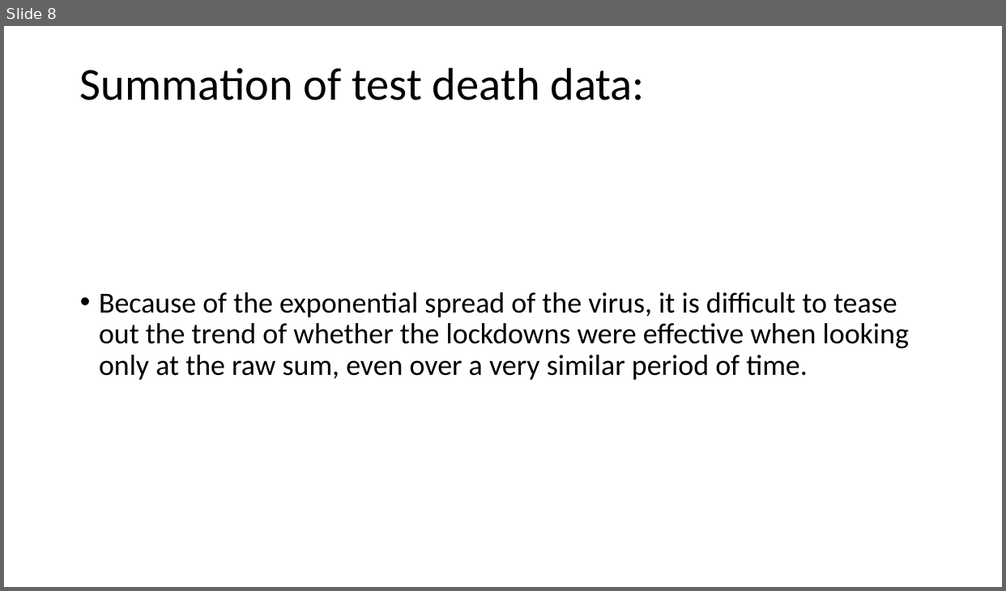
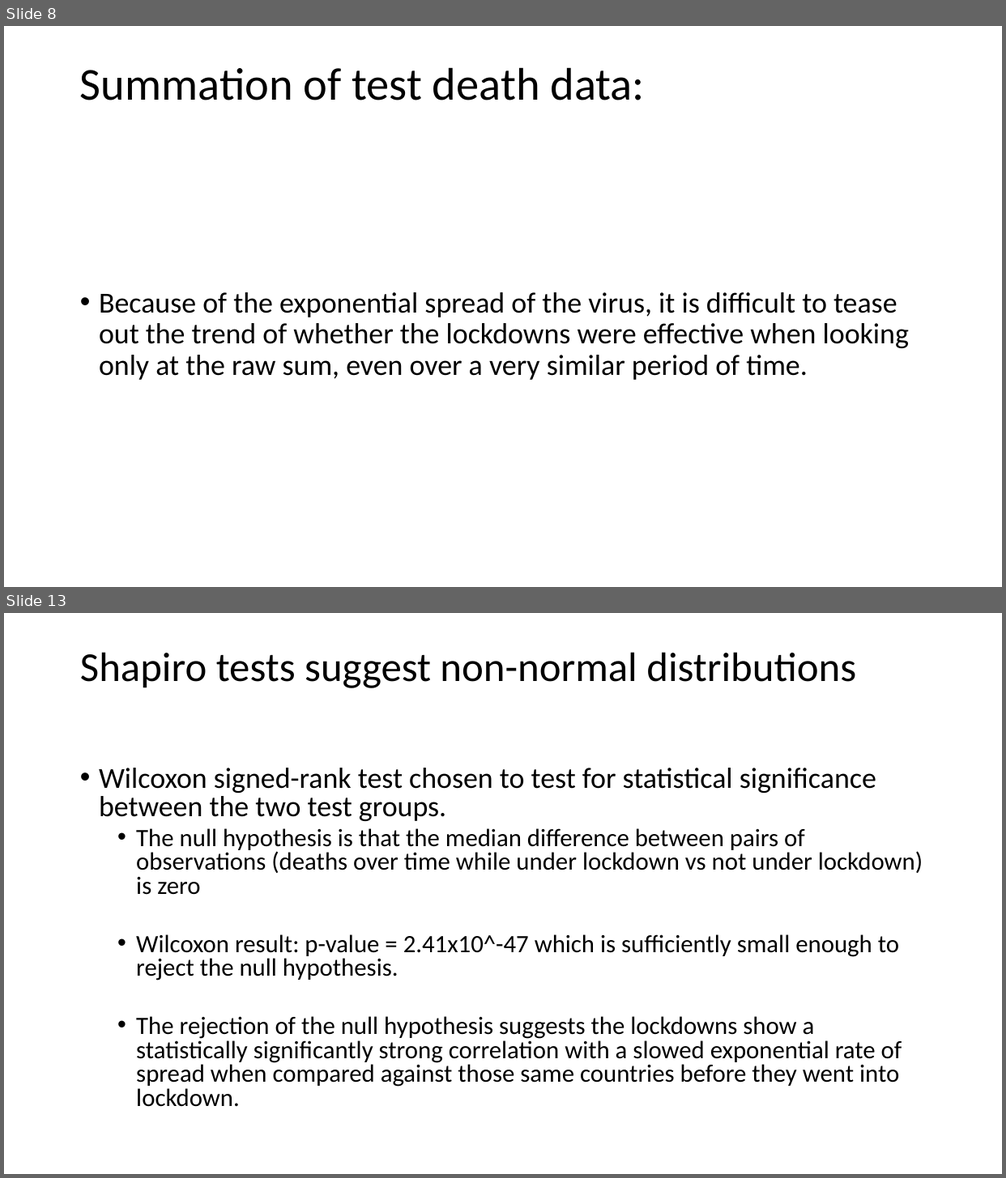
Before and after one commit to RPerron91/Lockdown-Efficacy, a slide deck: capstone1_covid-19.pptx. Shown one above the other, each under a label of ours: slide 8 before the commit, slides 8 and 13 after it; the slides between them are not shown. The pictures are 1006x591 and 1006x1178 pixels, drawn with LibreOffice and Linux fonts; fonts in the diff are those of the drawing. Boxes give left, top, right and bottom in pixels: in the first picture for what was removed or moved away, otherwise in the second. Text is boxed around its words. In the diff, an @@ line names an element or a change of style, - is before the commit and + after.

```diff
--- a/capstone1_covid-19.pptx
+++ b/capstone1_covid-19.pptx
@@ slide 13 added at bbox=[4, 613, 1002, 1174], background #FFFFFF @@
@@ title added at bbox=[80, 652, 856, 688], 39.6 pt, text #000000 @@
+Shapiro tests suggest non-normal distributions
@@ text added at bbox=[99, 768, 923, 1107], 24 pt, text #000000 @@
+• Wilcoxon signed-rank test chosen to test for statistical significance between the two test groups.
+  • The null hypothesis is that the median difference between pairs of observations (deaths over time while under lockdown vs not under lockdown) is zero
+  • Wilcoxon result: p-value = 2.41x10^-47 which is sufficiently small enough to reject the null hypothesis.
+  • The rejection of the null hypothesis suggests the lockdowns show a statistically significantly strong correlation with a slowed exponential rate of spread when compared against those same countries before they went into lockdown.
```
Also in this commit, not shown: 5 slides changed, 3 other slides added, 4 slides removed, 1 other file.
